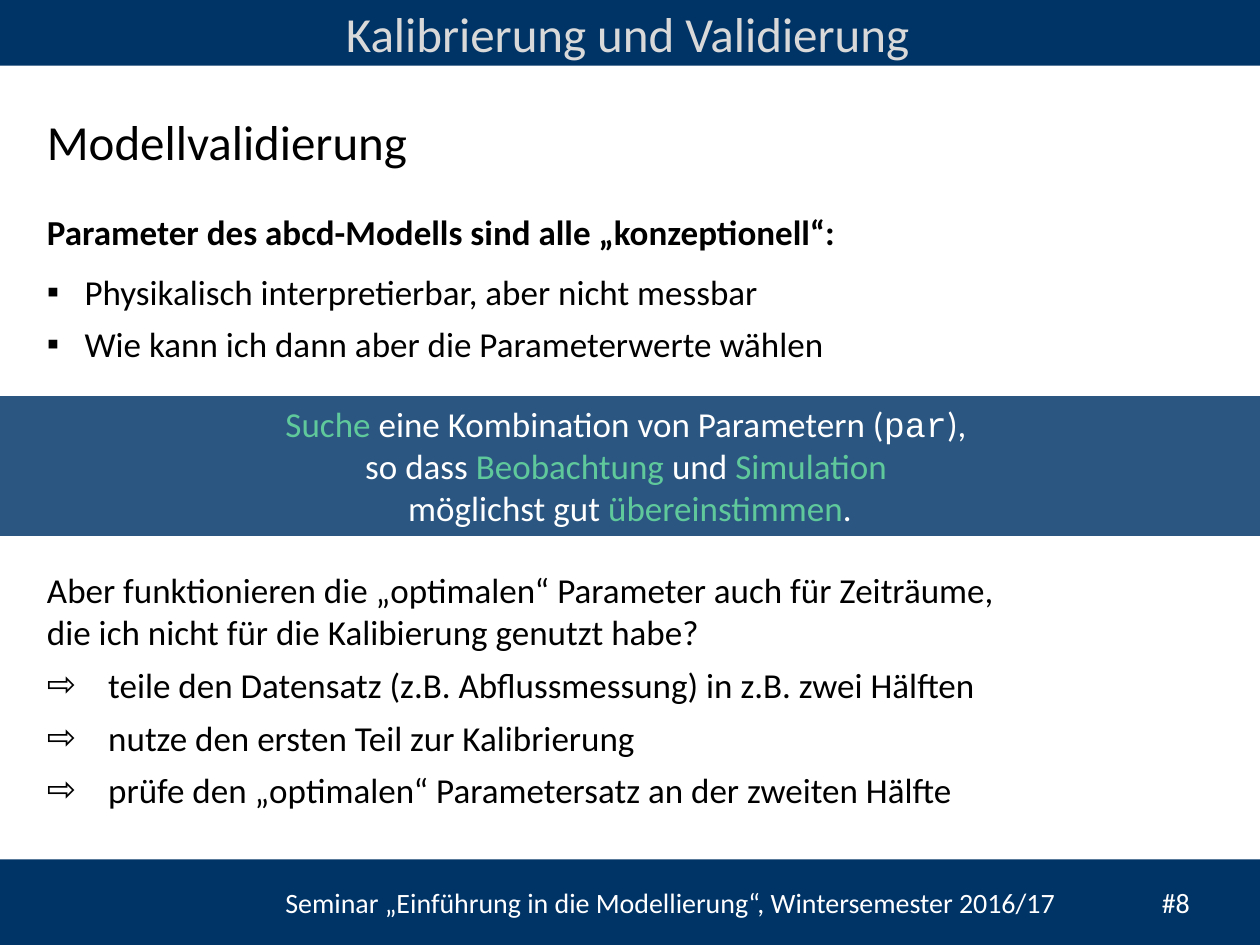
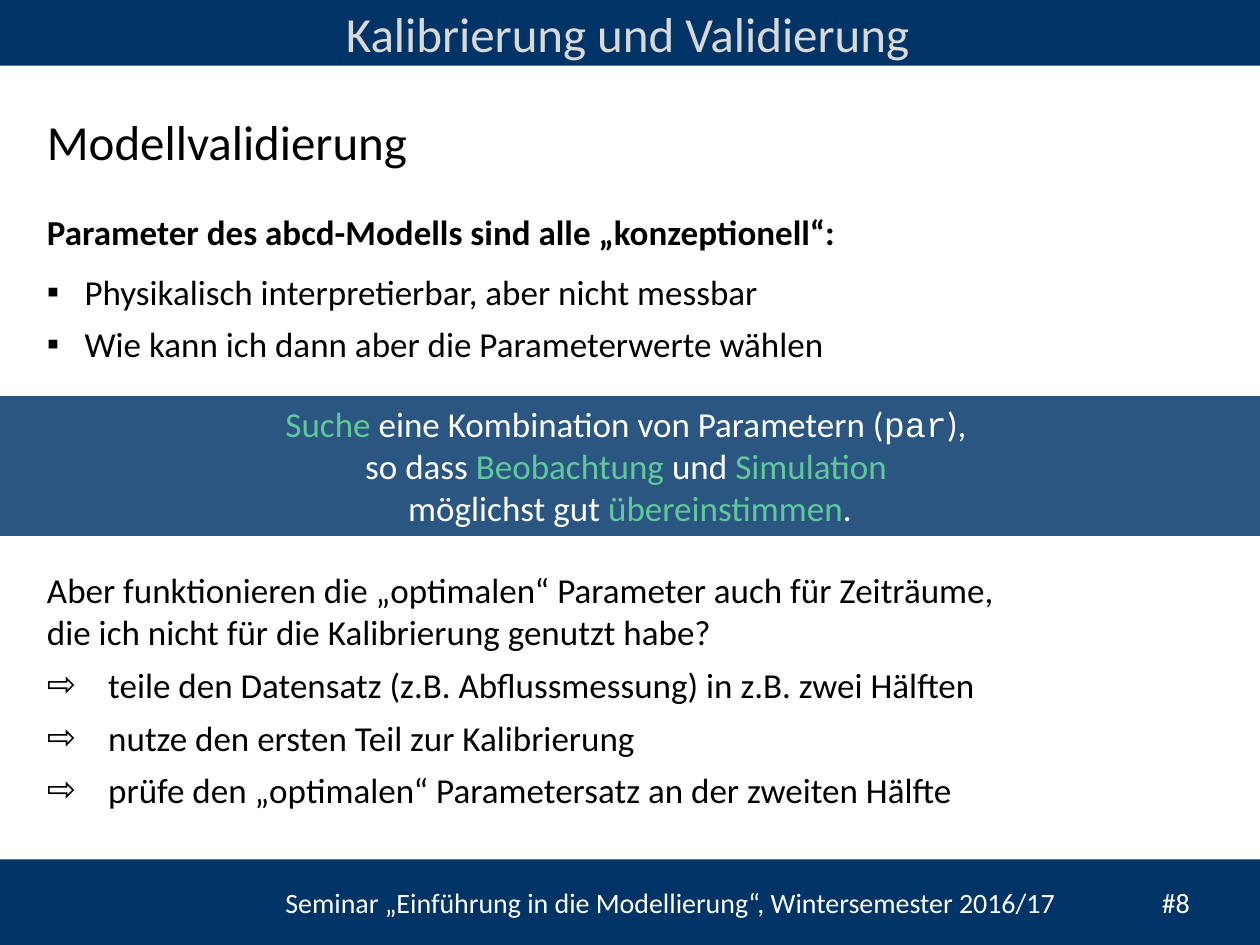
Before and after one commit to heistermann/Einf_Modellierung, a slide deck: slide 8 of Termin_4/folien/UebungModellierung#4.pptx. Drawn at 1260x945 pixels with LibreOffice and Linux fonts; fonts in the diff are those of the drawing; background and template pictures are left out. Boxes give left, top, right and bottom in pixels: in the first picture for what was removed or moved away, otherwise in the second. Text is boxed around its words. In the diff, an @@ line names an element or a change of style, - is before the commit and + after.

```diff
--- a/Termin_4/folien/UebungModellierung#4.pptx
+++ b/Termin_4/folien/UebungModellierung#4.pptx
@@ text at [47,578,993,651]: text changed @@
-Aber funktionieren die „optimalen“ Parameter auch für Zeiträume,
-die ich nicht für die Kalibierung genutzt habe?
+Aber funktionieren die „optimalen“ Parameter auch für Zeiträume,
+die ich nicht für die Kalibrierung genutzt habe?
```
Also in this commit, not shown: 2 other files.
